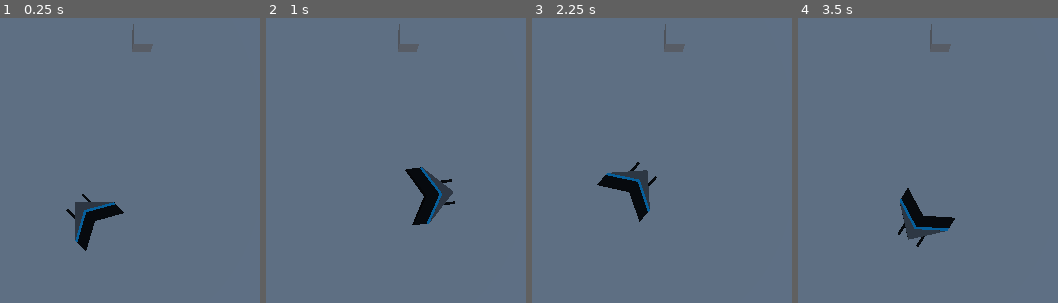
Above: before the commit, frames 1-4 (left to right).
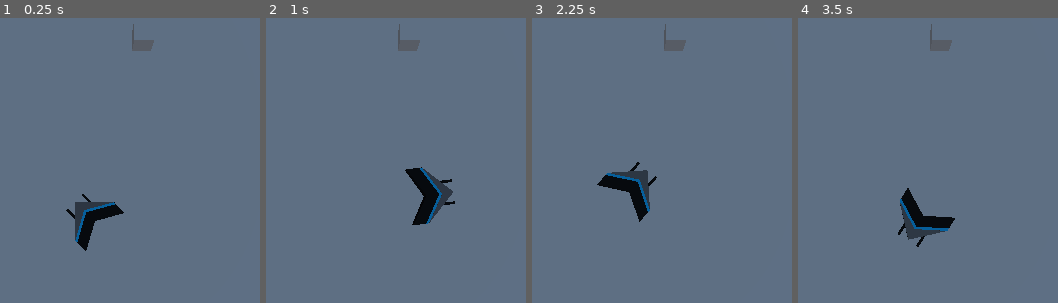
Above: after the commit, the same moments.

Repository: FrancisStudios/nebula
Game: Godot game, scene res://scn/game.tscn
Two runs of this game, one before a commit and one after it. Both use one fixed random seed, a clock stepped at 60 frames per second and the inputs below.
Inputs (mouse positions are in pixels of both pictures, inside the frame that each line leads up to):
- Up to frame 1 (0.25 s): no input
- Up to frame 2 (1 s): tap Enter at 0.5 s; move the mouse to (outside the picture) at 0.52 s; click (outside the picture) at 0.6 s
- Up to frame 3 (2.25 s): move the mouse to (outside the picture) at 1.27 s; click (outside the picture) at 1.35 s; move the mouse to (711, 114) at 2.02 s; click (711, 114) at 2.1 s
- Up to frame 4 (3.5 s): move the mouse to (857, 302) at 2.77 s; click (857, 302) at 2.85 s

The runs differ from the first frame. In frame 1, 0.1% of the frame differs, in the area x 50-60%, y 7-12%; in frame 2, 0.2%, in the area x 50-72%, y 7-73%; in frame 3, 0.1%; in frame 4, 0.1%.

Commit message:
test ship collision shape

Diff:
--- a/scn/game.tscn
+++ b/scn/game.tscn
@@ -15,6 +15,8 @@
 sky = SubResource("Sky_gpsyk")
 tonemap_mode = 2
 
+[sub_resource type="BoxShape3D" id="BoxShape3D_f6ddw"]
+
 [sub_resource type="NavigationMesh" id="NavigationMesh_gyjsp"]
 vertices = PackedVector3Array(-107.526, 0.458128, -54.9686, -114.526, 0.458128, -54.9686, -114.526, 0.458128, -48.2186, …(6041 unchanged characters)…
 polygons = [PackedInt32Array(2, 1, 0), PackedInt32Array(5, 4, 3), PackedInt32Array(8, 7, 6), PackedInt32Array(11, 10, 9 …(2855 unchanged characters)…
@@ -22,6 +24,8 @@
 [sub_resource type="BoxMesh" id="BoxMesh_ighxl"]
 
 [sub_resource type="BoxShape3D" id="BoxShape3D_bwydb"]
+
+[sub_resource type="BoxShape3D" id="BoxShape3D_m7ipg"]
 
 [node name="Main" type="Node3D"]
 
@@ -38,7 +42,7 @@
 [node name="Character Model" type="Node3D" parent="Player"]
 
 [node name="Dev-ship" type="MeshInstance3D" parent="Player/Character Model"]
-transform = Transform3D(-4.37114e-08, 0, 1, 0, 1, 0, -1, 0, -4.37114e-08, -0.465186, 0, 0.190228)
+transform = Transform3D(-5.96046e-08, 0, 1, 0, 1, 0, -1, 0, -5.96046e-08, -0.465186, 0, 0.190228)
 mesh = ExtResource("1_n2dxq")
 skeleton = NodePath("../../..")
 
@@ -46,8 +50,9 @@
 path_desired_distance = 0.1
 target_desired_distance = 0.1
 
-[node name="CSGBox3D" type="CSGBox3D" parent="."]
-transform = Transform3D(1, 0, 0, 0, 1, 0, 0, 0, 1, 9.12637, 0.342189, 2.1169)
+[node name="CollisionShape3D" type="CollisionShape3D" parent="Player"]
+transform = Transform3D(2.58848, -0.0242943, 0.026435, 0.0655559, 0.947359, 0.058373, -0.0321146, -0.0242943, 2.24983, -0.469955, 0.487628, -0.040305)
+shape = SubResource("BoxShape3D_f6ddw")
 
 [node name="NavigationRegion3D" type="NavigationRegion3D" parent="."]
 navigation_mesh = SubResource("NavigationMesh_gyjsp")
@@ -60,3 +65,11 @@
 
 [node name="CollisionShape3D" type="CollisionShape3D" parent="NavigationRegion3D/MeshInstance3D/StaticBody3D"]
 shape = SubResource("BoxShape3D_bwydb")
+
+[node name="CSGBox3D" type="StaticBody3D" parent="NavigationRegion3D"]
+transform = Transform3D(1, 0, 0, 0, 1, 0, 0, 0, 1, 9.12637, 0.679747, 2.1169)
+
+[node name="CSGBox3D" type="CSGBox3D" parent="NavigationRegion3D/CSGBox3D"]
+
+[node name="CollisionShape3D" type="CollisionShape3D" parent="NavigationRegion3D/CSGBox3D"]
+shape = SubResource("BoxShape3D_m7ipg")
Not shown: 1 places in scn/game.tscn that only renumber resources
